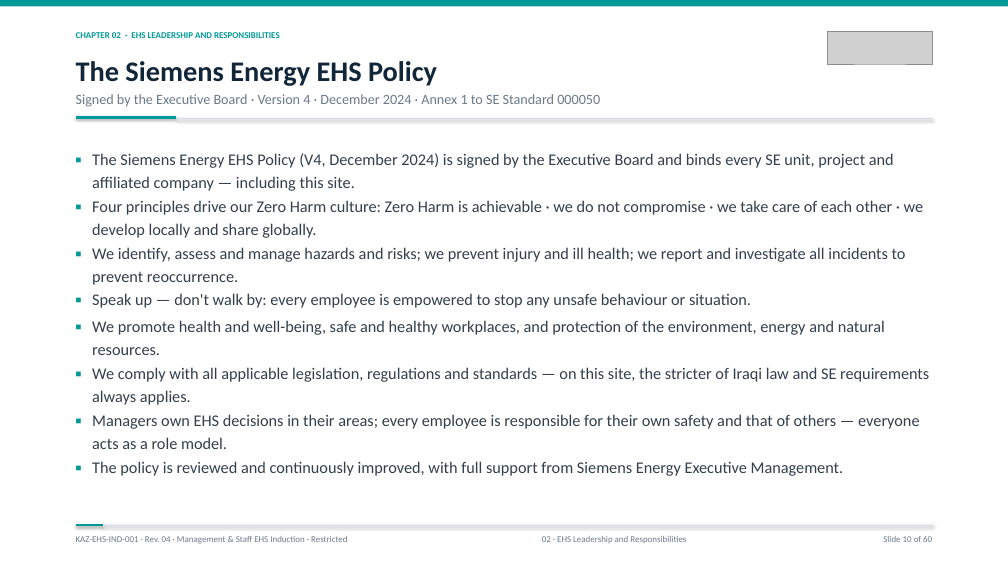
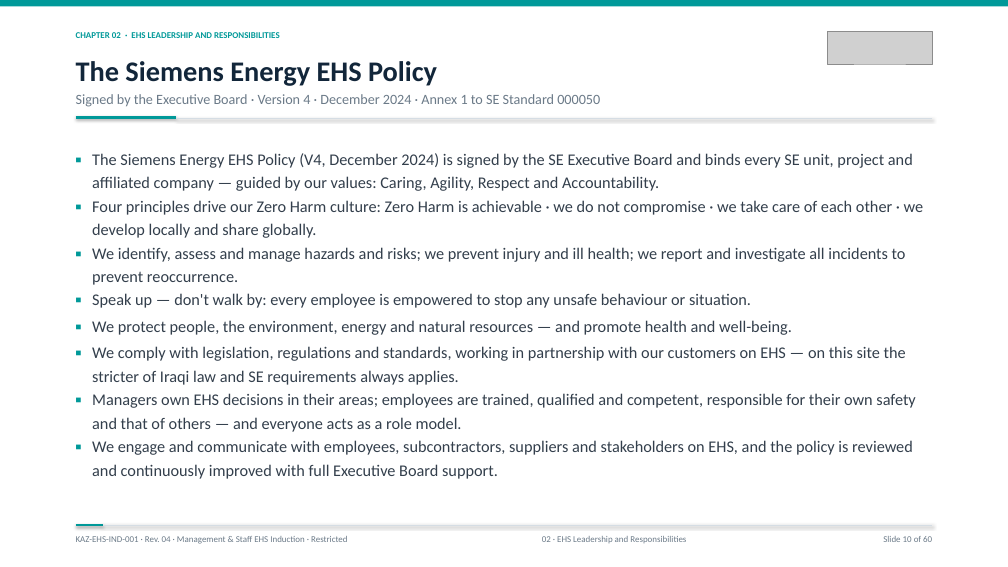
Before and after one commit to ahmuuytt09-dot/ahmed, a slide deck: slide 10 of KAZ_Management_Staff_EHS_Induction_Rev04.pptx. Drawn at 1008x567 pixels with LibreOffice and Linux fonts; fonts in the diff are those of the drawing; grey boxes stand for pictures. Boxes give left, top, right and bottom in pixels: in the first picture for what was removed or moved away, otherwise in the second. Text is boxed around its words. In the diff, an @@ line names an element or a change of style, - is before the commit and + after.

```diff
--- a/KAZ_Management_Staff_EHS_Induction_Rev04.pptx
+++ b/KAZ_Management_Staff_EHS_Induction_Rev04.pptx
@@ text at (92,153,913,191): text changed @@
-The Siemens Energy EHS Policy (V4, December 2024) is signed by the Executive Board and binds every SE unit, project and affiliated company — including this site.
+The Siemens Energy EHS Policy (V4, December 2024) is signed by the SE Executive Board and binds every SE unit, project and affiliated company — guided by our values: Caring, Agility, Respect and Accountability.
@@ text at (92,320,792,335): text changed @@
-We promote health and well-being, safe and healthy workplaces, and protection of the environment, energy and natural resources.
+We protect people, the environment, energy and natural resources — and promote health and well-being.
@@ text at (92,346,906,385): text changed @@
-We comply with all applicable legislation, regulations and standards — on this site, the stricter of Iraqi law and SE requirements always applies.
+We comply with legislation, regulations and standards, working in partnership with our customers on EHS — on this site the stricter of Iraqi law and SE requirements always applies.
@@ text at (92,393,915,432): text changed @@
-Managers own EHS decisions in their areas; every employee is responsible for their own safety and that of others — everyone acts as a role model.
+Managers own EHS decisions in their areas; employees are trained, qualified and competent, responsible for their own safety and that of others — and everyone acts as a role model.
@@ 3 texts: place and size @@
-3 texts at (76,359,92,474)
+3 texts at (76,339,92,454)
@@ text at (92,440,913,479): text changed @@
-The policy is reviewed and continuously improved, with full support from Siemens Energy Executive Management.
+We engage and communicate with employees, subcontractors, suppliers and stakeholders on EHS, and the policy is reviewed and continuously improved with full Executive Board support.
```
Also in this commit, not shown: 1 other file.
